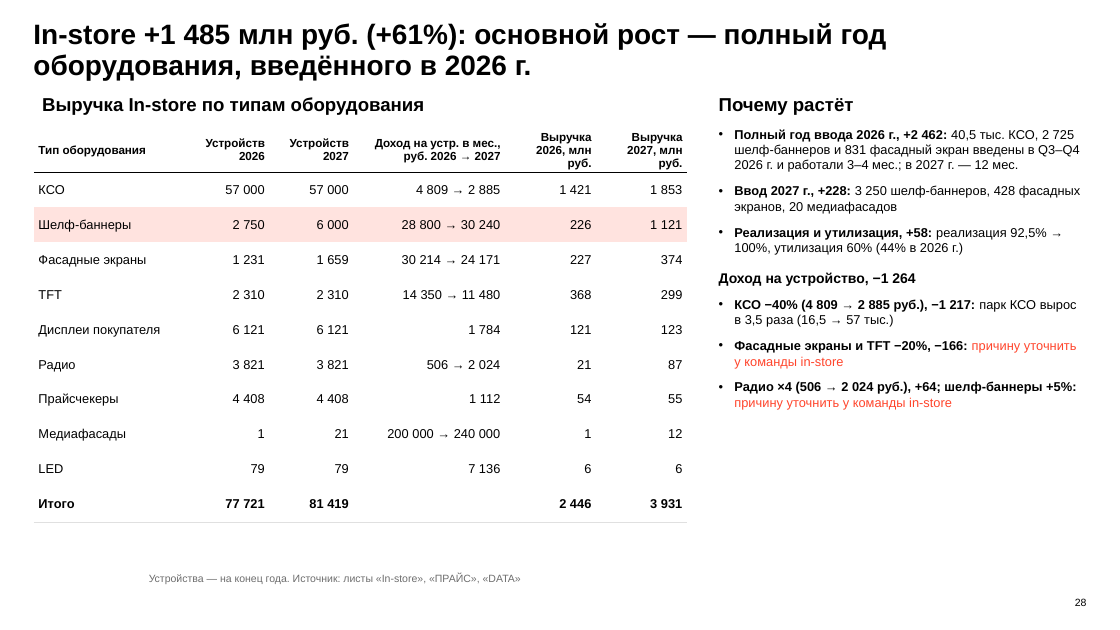
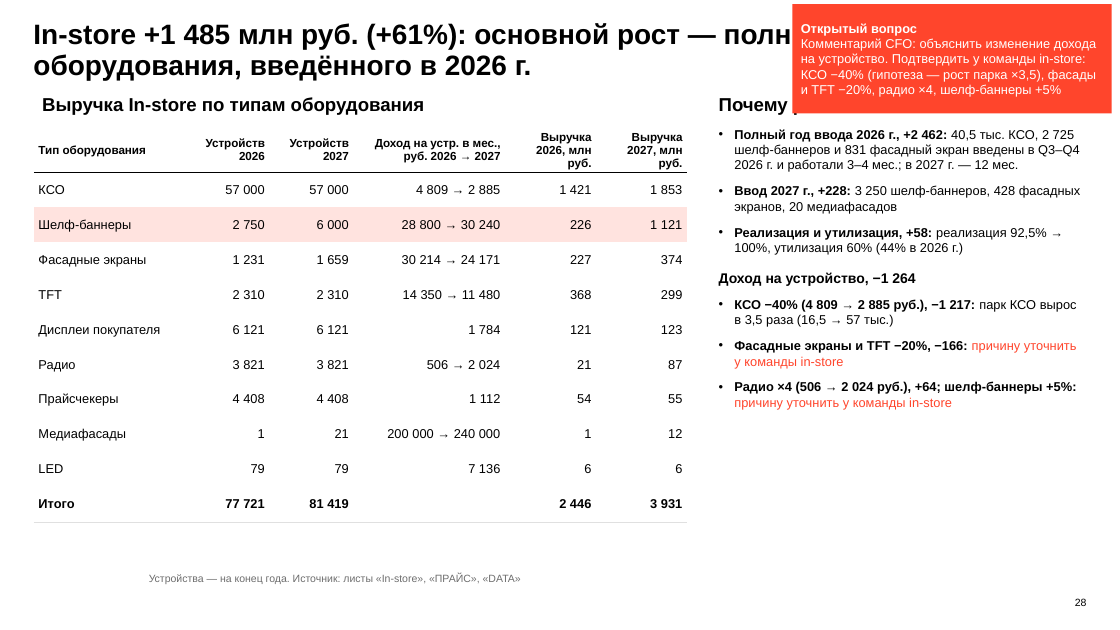
Before and after one commit to DenisMagnit/1, a slide deck: slide 28 of BU27_AdTech_final_deck_1016.pptx. Drawn at 1120x630 pixels with LibreOffice and Linux fonts; fonts in the diff are those of the drawing; background and template pictures are left out. Boxes give left, top, right and bottom in pixels: in the first picture for what was removed or moved away, otherwise in the second. Text is boxed around its words. In the diff, an @@ line names an element or a change of style, - is before the commit and + after.

```diff
--- a/BU27_AdTech_final_deck_1016.pptx
+++ b/BU27_AdTech_final_deck_1016.pptx
@@ rectangle added at (792, 4, 1112, 113), fill #FF452C, 11 pt, text #FFFFFF @@
+Открытый вопрос
+Комментарий CFO: объяснить изменение дохода на устройство. Подтвердить у команды in-store: КСО −40% (гипотеза — рост парка ×3,5), фасады и TFT −20%, радио ×4, шелф-баннеры +5%
```
Also in this commit, not shown: 7 other slides changed.
